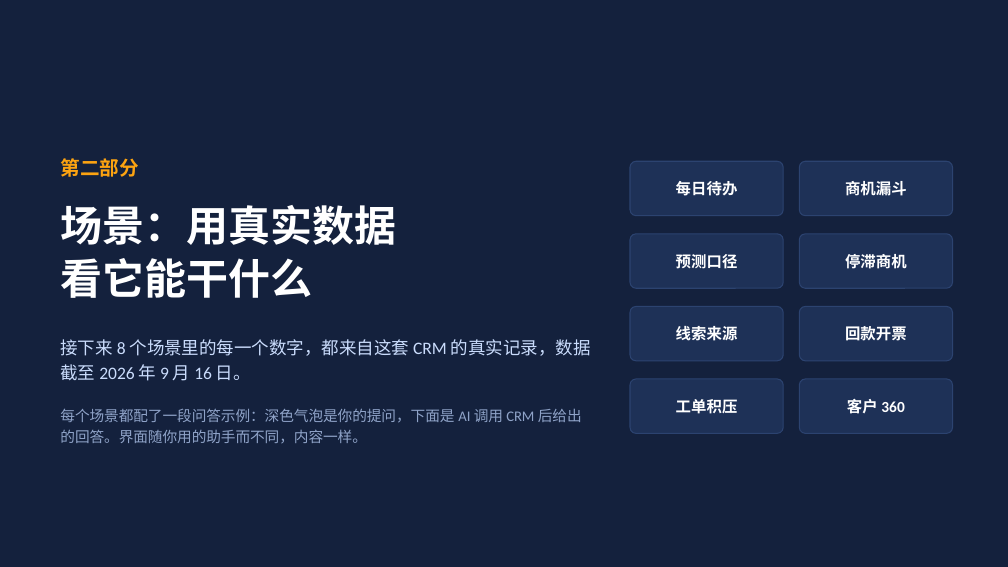
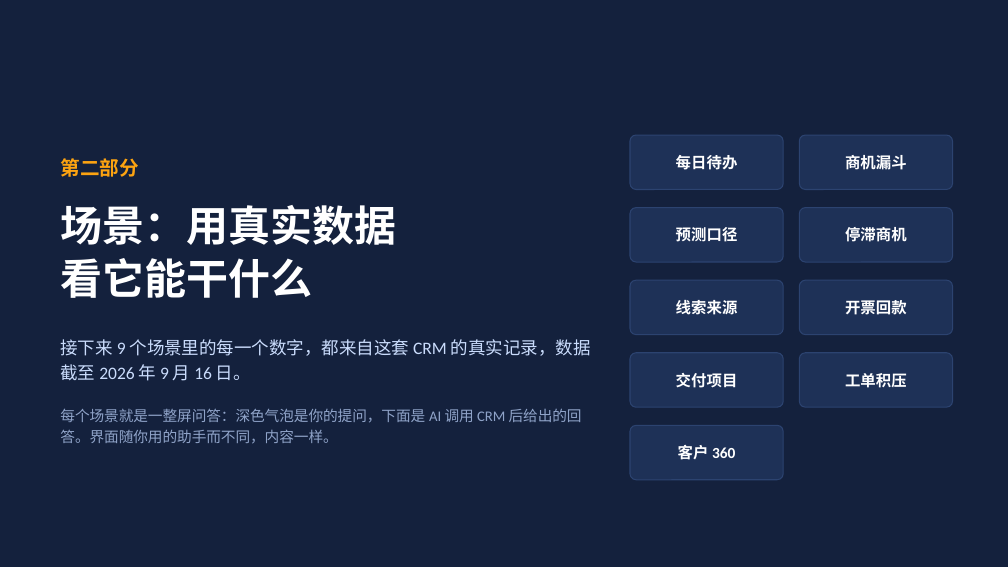
Before and after one commit to sunhaolin/hotcrm, a slide deck: slide 12 of docs/demo/mcp-intro/AI助手使用指南-业务人员.pptx. Drawn at 1008x567 pixels with LibreOffice and Linux fonts; fonts in the diff are those of the drawing. Boxes give left, top, right and bottom in pixels: in the first picture for what was removed or moved away, otherwise in the second. Text is boxed around its words. In the diff, an @@ line names an element or a change of style, - is before the commit and + after.

```diff
--- a/docs/demo/mcp-intro/AI助手使用指南-业务人员.pptx
+++ b/docs/demo/mcp-intro/AI助手使用指南-业务人员.pptx
@@ 8 rounded rectangles, 5 texts: place and size @@
-8 rounded rectangles, 5 texts at box(630, 161, 953, 433)
+8 rounded rectangles, 5 texts at box(630, 135, 953, 407)
@@ text at box(845, 300, 907, 315): text changed @@
-回款开票
+开票回款
@@ text at box(60, 339, 591, 381): text changed @@
-接下来 8 个场景里的每一个数字，都来自这套 CRM 的真实记录，数据截至 2026 年 9 月 16 日。
+接下来 9 个场景里的每一个数字，都来自这套 CRM 的真实记录，数据截至 2026 年 9 月 16 日。
@@ text "工单积压": place and size @@
-text "工单积压" at box(676, 399, 738, 414)
+text "工单积压" at box(845, 373, 907, 388)
@@ text added at box(676, 373, 738, 388), 11 pt, text #FFFFFF, bold @@
+交付项目
@@ text at box(60, 409, 582, 444): text changed @@
-每个场景都配了一段问答示例：深色气泡是你的提问，下面是 AI 调用 CRM 后给出的回答。界面随你用的助手而不同，内容一样。
+每个场景就是一整屏问答：深色气泡是你的提问，下面是 AI 调用 CRM 后给出的回答。界面随你用的助手而不同，内容一样。
@@ text "客户 360": place and size @@
-text "客户 360" at box(847, 399, 904, 414)
+text "客户 360" at box(678, 445, 735, 460)
@@ rounded rectangle added at box(630, 425, 783, 480), fill #1E3157, outline #2C4370 0.75 pt @@
```
Also in this commit, not shown: 9 other slides changed, 3 slides added, 2 slides removed, 1 other file.
